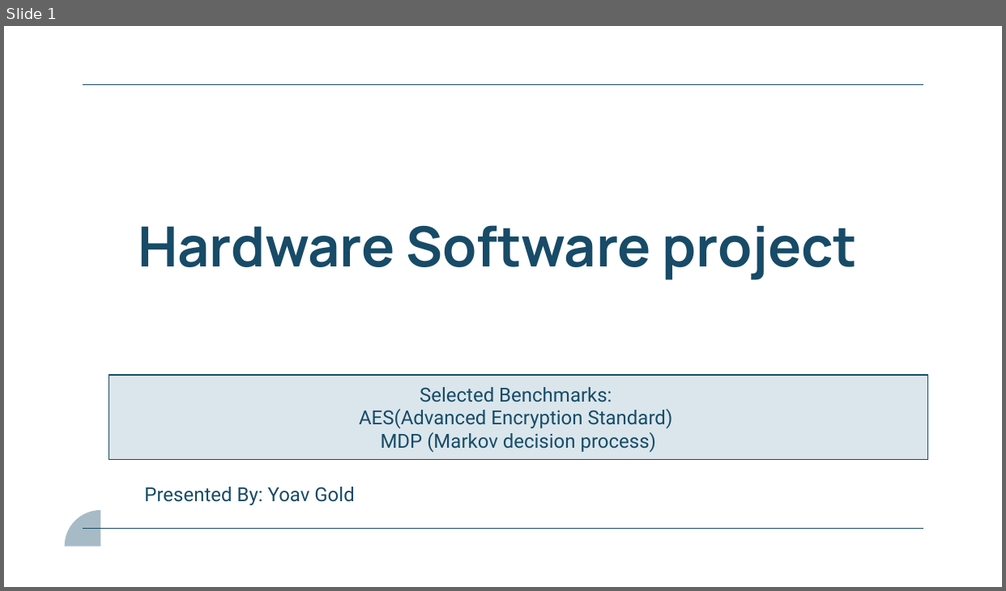
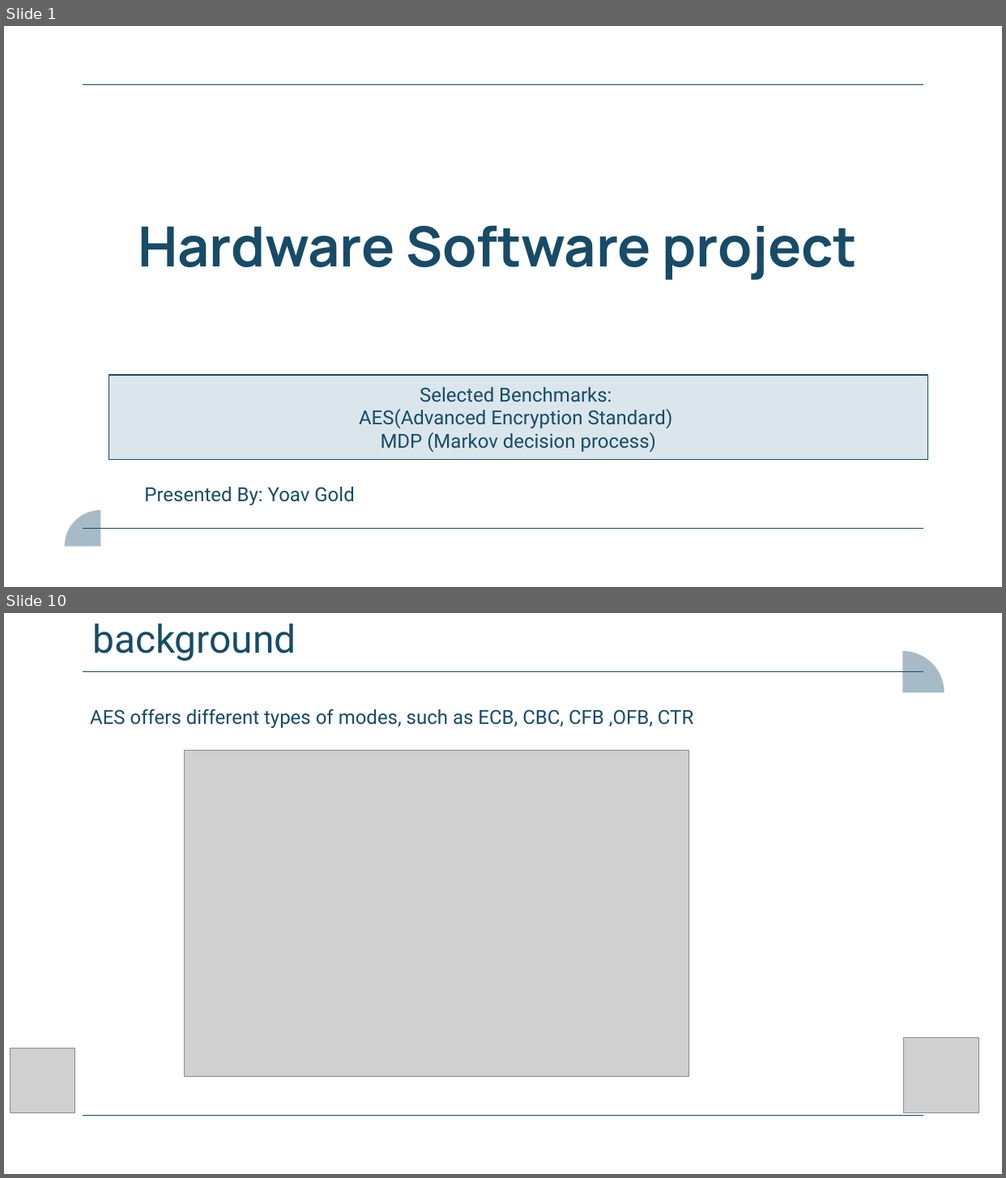
Before and after one commit to YoavGold/hw_sw_project, a slide deck: presentation/final_presentation.pptx. Shown one above the other, each under a label of ours: slide 1 before the commit, slides 1 and 10 after it; the slides between them are not shown. The pictures are 1006x591 and 1006x1178 pixels, drawn with LibreOffice and Linux fonts; fonts in the diff are those of the drawing; grey boxes stand for pictures. Boxes give left, top, right and bottom in pixels: in the first picture for what was removed or moved away, otherwise in the second. Text is boxed around its words. In the diff, an @@ line names an element or a change of style, - is before the commit and + after.

```diff
--- a/presentation/final_presentation.pptx
+++ b/presentation/final_presentation.pptx
@@ slide 10 added at (x1=4, y1=613, x2=1002, y2=1174), background #FFFFFF; not listed: 2 template elements that a slide beside it also shows @@
@@ title added at (x1=92, y1=624, x2=296, y2=661), 28 pt, text #174B67 @@
+background
@@ freeform shape added at (x1=902, y1=651, x2=944, y2=693), fill #A7BBC7 @@
@@ text added at (x1=90, y1=709, x2=693, y2=728), 14 pt, text #174B67 @@
+  AES offers different types of modes, such as ECB, CBC, CFB ,OFB, CTR
@@ picture added at (x1=185, y1=751, x2=688, y2=1077) @@
@@ picture added at (x1=10, y1=1048, x2=74, y2=1113) @@
@@ picture added at (x1=903, y1=1038, x2=978, y2=1113) @@
```
Also in this commit, not shown: 1 slide changed, 37 other slides added, 1 other file.
